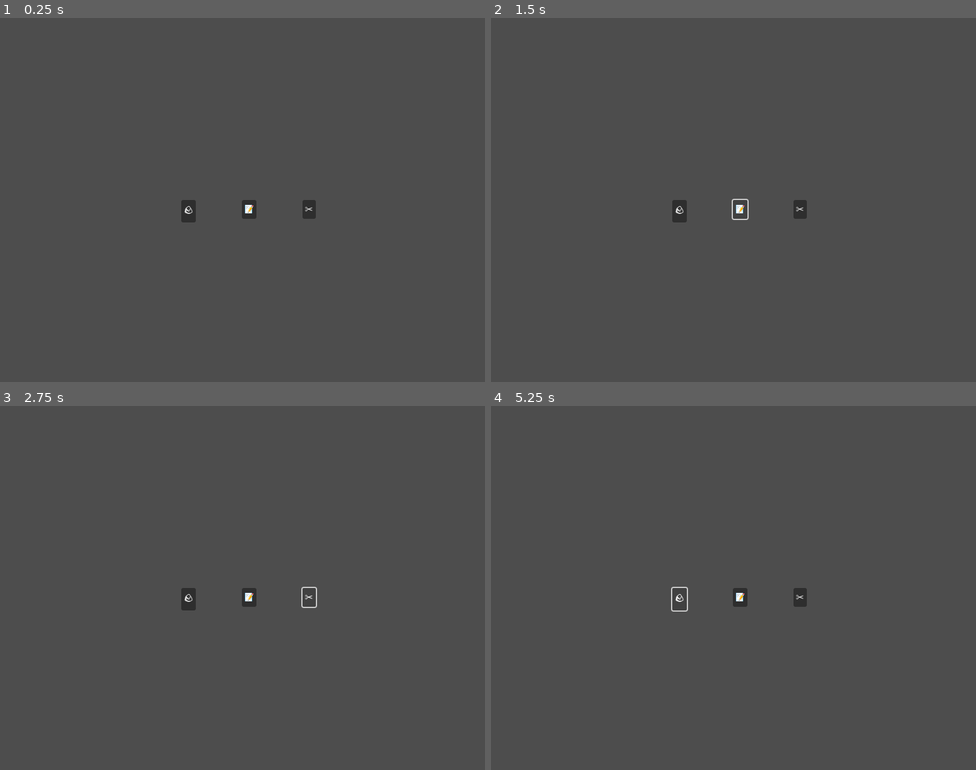
Above: before the commit, frames 1-4 (two rows, left to right).
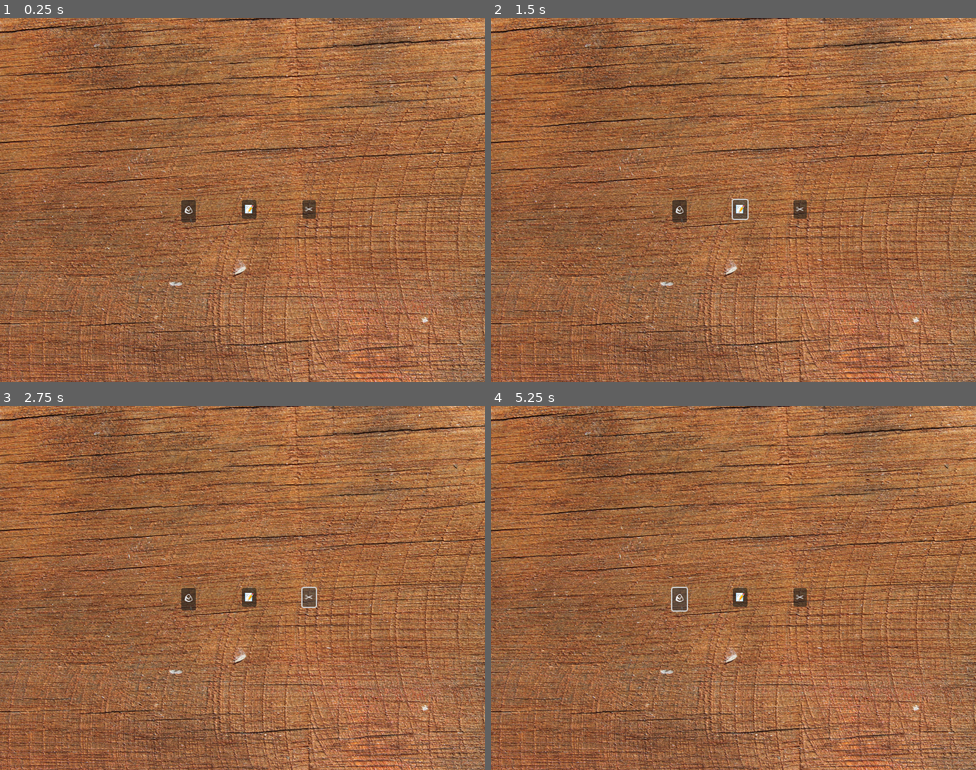
Above: after the commit, the same moments.

Repository: nightvision9944/dgj2025-grandmasters
Game: Godot game, scene res://main.tscn
Two runs of this game, one before a commit and one after it. Both use one fixed random seed, a clock stepped at 60 frames per second and the inputs below.
Inputs:
- Up to frame 1 (0.25 s): no input
- Up to frame 2 (1.5 s): click "🪨" at 0.5 s; click "📝" at 1.25 s
- Up to frame 3 (2.75 s): click "✂️" at 2 s
- Up to frame 4 (5.25 s): click "🪨" at 2.75 s; click "📝" at 3.5 s; click "✂️" at 4.25 s; click "🪨" at 5 s

The runs differ from the first frame. In frame 1, 100% of the frame differs, in the area x 0-100%, y 0-100%; in frame 2, 100%; in frame 3, 100%; in frame 4, 100%.
Error after the commit: Parse Error: Identifier "_button_pressed" not declared in the current scope. (res://scripts/main.gd:7)

Commit message:
more work
something isn't right, I'll have to fix it some other time :/

Diff:
--- a/game/main.tscn
+++ b/game/main.tscn
@@ -1,10 +1,22 @@
 [gd_scene load_steps=4 format=3 uid="uid://bok2it05kyvfh"]
 
-[ext_resource type="Script" path="res://scripts/rock.gd" id="1_7ochq"]
-[ext_resource type="Script" path="res://scripts/paper.gd" id="2_p0juh"]
-[ext_resource type="Script" path="res://scripts/scissors.gd" id="3_ejhvg"]
+[ext_resource type="Script" path="res://scripts/main.gd" id="1_d3ke6"]
+[ext_resource type="Script" path="res://scripts/logic.gd" id="2_6hsy2"]
+[ext_resource type="Texture2D" uid="uid://dj8wj2e2q245e" path="res://assets/tabletop.jpg" id="4_4a1nl"]
 
 [node name="main" type="Node2D"]
+script = ExtResource("1_d3ke6")
+
+[node name="tabletop" type="Sprite2D" parent="."]
+position = Vector2(451, 302)
+scale = Vector2(0.253262, 0.242424)
+texture = ExtResource("4_4a1nl")
+
+[node name="score" type="RichTextLabel" parent="."]
+offset_left = 181.0
+offset_top = 68.0
+offset_right = 758.0
+offset_bottom = 108.0
 
 [node name="GridContainer" type="GridContainer" parent="."]
 offset_left = 299.0
@@ -17,12 +29,14 @@
 
 [node name="rock" type="Control" parent="GridContainer"]
 layout_mode = 2
-script = ExtResource("1_7ochq")
+script = ExtResource("2_6hsy2")
 
 [node name="paper" type="Control" parent="GridContainer"]
 layout_mode = 2
-script = ExtResource("2_p0juh")
+script = ExtResource("2_6hsy2")
+ButtonType = 1
 
 [node name="scissors" type="Control" parent="GridContainer"]
 layout_mode = 2
-script = ExtResource("3_ejhvg")
+script = ExtResource("2_6hsy2")
+ButtonType = 2
--- a/game/project.godot
+++ b/game/project.godot
@@ -15,10 +15,6 @@
 config/features=PackedStringArray("4.2", "GL Compatibility")
 config/icon="res://icon.svg"
 
-[autoload]
-
-Logic="*res://scripts/logic.gd"
-
 [display]
 
 window/size/viewport_width=800
--- a/game/scripts/button-press.gd
+++ /dev/null
@@ -1,17 +0,0 @@
-extends Node
-
-
-# Called when the node enters the scene tree for the first time.
-func _ready():
-	var button = Button.new()
-	var sel = false
-	button.text = ""
-	button.pressed.connect(_button_pressed)
-	add_child(button)
-
-func _button_pressed():
-	var sel = true
-
-# Called every frame. 'delta' is the elapsed time since the previous frame.
-func _process(delta):
-	pass
--- a/game/scripts/logic.gd
+++ b/game/scripts/logic.gd
@@ -1,8 +1,16 @@
 extends Node
+@export var ButtonType: int = 0
 
-var rng=RandomNumberGenerator.new()
 func _ready():
-	var rock = 0
-	var paper = 1
-	var scissors = 2
-	var my_random_number = rng.randi_range(0, 2)
+	var button = Button.new()
+	if ButtonType == 0:
+		button.text = "🪨"
+	elif ButtonType == 1:
+		button.text = "📝"
+	else:
+		button.text = "✂️"
+	button.pressed.connect(_button_pressed)
+	add_child(button)
+
+func _button_pressed():
+	return ButtonType
--- /dev/null
+++ b/game/scripts/main.gd
@@ -0,0 +1,13 @@
+extends Node2D
+
+var score = 0
+var rng=RandomNumberGenerator.new()
+
+func _process(delta):
+	if _button_pressed:
+		var i = rng.randi_range(0, 2)
+		if ButtonType == i:
+			pass
+		else:
+			score += 1
+		$score.text = "Score: " + str(score)
--- a/game/scripts/paper.gd
+++ /dev/null
@@ -1,17 +0,0 @@
-extends Node
-
-
-# Called when the node enters the scene tree for the first time.
-func _ready():
-	var button = Button.new()
-	var sel = ''
-	button.text = "📝"
-	button.pressed.connect(_button_pressed)
-	add_child(button)
-
-func _button_pressed():
-	var sel = 'paper'
-	print(sel)
-# Called every frame. 'delta' is the elapsed time since the previous frame.
-func _process(delta):
-	pass
--- a/game/scripts/rock.gd
+++ /dev/null
@@ -1,17 +0,0 @@
-extends Node
-
-
-# Called when the node enters the scene tree for the first time.
-func _ready():
-	var button = Button.new()
-	var sel = ''
-	button.text = "🪨"
-	button.pressed.connect(_button_pressed)
-	add_child(button)
-
-func _button_pressed():
-	var sel = 'rock'
-	print(sel)
-# Called every frame. 'delta' is the elapsed time since the previous frame.
-func _process(delta):
-	pass
--- a/game/scripts/scissors.gd
+++ /dev/null
@@ -1,17 +0,0 @@
-extends Node
-
-
-# Called when the node enters the scene tree for the first time.
-func _ready():
-	var button = Button.new()
-	var sel = ''
-	button.text = "✂️"
-	button.pressed.connect(_button_pressed)
-	add_child(button)
-
-func _button_pressed():
-	var sel = 'scissors'
-	print(sel)
-# Called every frame. 'delta' is the elapsed time since the previous frame.
-func _process(delta):
-	pass
Binary file added: game/assets/tabletop.jpg
Not shown, added: game/assets/tabletop.jpg.import
